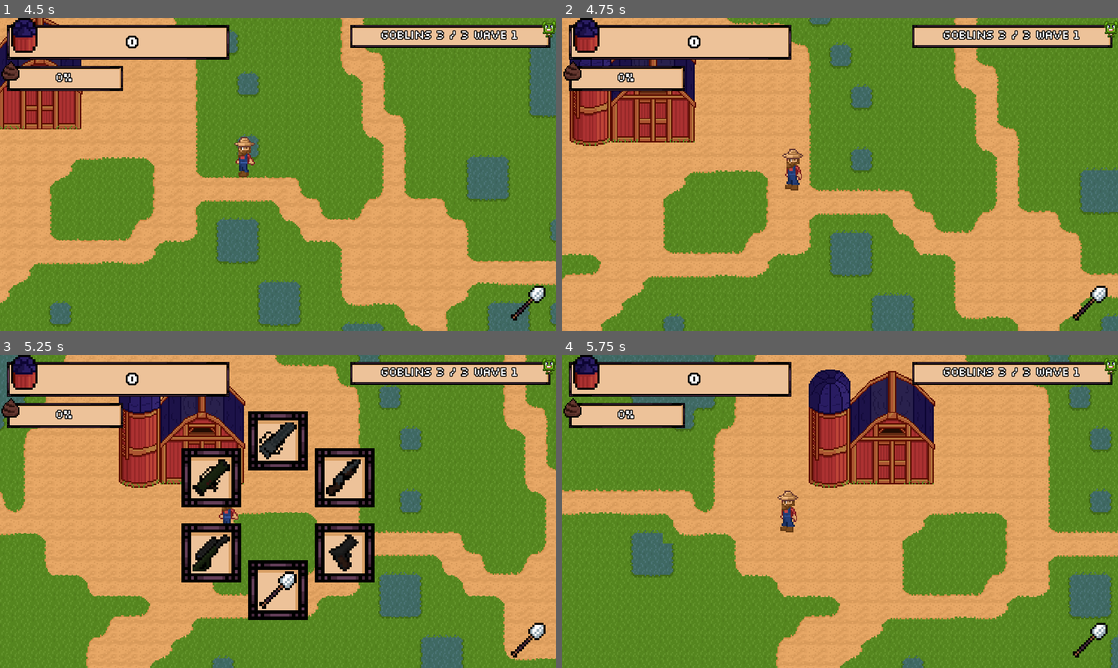
Above: before the commit, frames 1-4 (two rows, left to right).
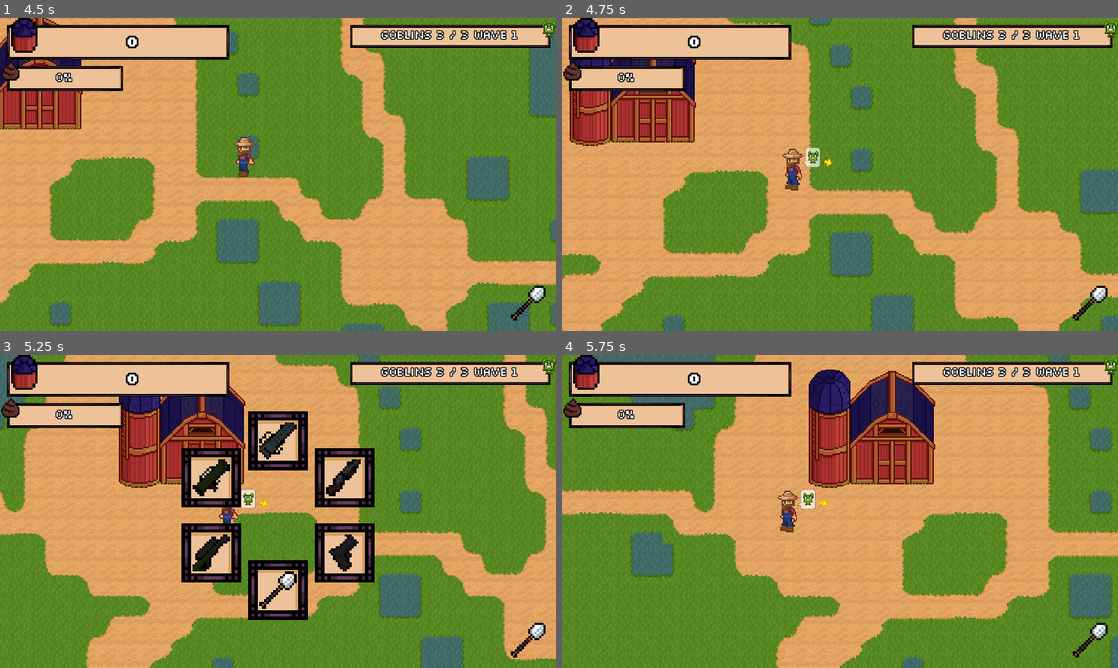
Above: after the commit, the same moments.

Repository: astro-panda/poo-farmer
Game: Godot game, scene res://Scenes/Main.tscn
The game is run twice, just before and just after one commit, with the same random seed, the same clock (stepped at 60 frames per second) and the same inputs.
Inputs (mouse positions are in pixels of both pictures, inside the frame that each line leads up to):
- Up to frame 1 (4.5 s): click "Start" at 0.5 s; tap Enter at 1.25 s; move the mouse to (400, 158) at 1.27 s; hold Right (move_right) 1.28-2.03 s; tap 9 (gobodar, bound only after the commit) at 1.35, 2.3, 3.05, 3.8 s; tap Space (ui_select) at 1.52, 2.27, 3.77 s; move the mouse to (166, 190) at 2.02 s; hold Down (move_down) 2.03-2.78 s; tap Keypad 0 (deep_pockets) at 2.1 s; move the mouse to (333, 105) at 2.77 s; hold Right (move_right) 2.78-3.53 s; hold X (game_over) 2.78-3.53 s; move the mouse to (250, 237) at 3.52 s; hold Up (move_up) 3.53-4.28 s; tap 5 (launcher) at 3.6 s; move the mouse to (444, 221) at 4.27 s; hold Left (move_left) from 4.28 s (still down); hold Alt (modifier) from 4.28 s (still down)
- Up to frame 2 (4.75 s): keep holding Left (move_left); keep holding Alt (modifier); tap Space (ui_select) at 4.52 s; tap 9 (gobodar, bound only after the commit) at 4.55 s
- Up to frame 3 (5.25 s): keep holding Left (move_left); move the mouse to (111, 464) at 5.02 s; release Alt (modifier) at 5.03 s; tap R (open_arsenal) at 5.1 s
- Up to frame 4 (5.75 s): keep holding Left (move_left); tap Space (ui_select) at 5.27 s; tap 9 (gobodar, bound only after the commit) at 5.3 s

Frame 1 is identical in both runs. In frame 2, 0.2% of the frame differs, in the area x 43-49%, y 41-48%; in frame 3, 0.2%; in frame 4, 0.2%, in the area x 42-48%, y 42-50%.

Commit message:
reverting some weird project file changes

Diff:
--- a/poofarmer/project.godot
+++ b/poofarmer/project.godot
@@ -29,7 +29,7 @@
 "language": "GDScript",
 "path": "res://Scripts/Gnome.gd"
 }, {
-"base": "KinematicBody2D",
+"base": "Enemy",
 "class": "Goblin",
 "language": "GDScript",
 "path": "res://Scripts/Goblin.gd"
@@ -185,6 +185,11 @@
 "events": [ Object(InputEventKey,"resource_local_to_scene":false,"resource_name":"","device":0,"alt":false,"shift":false,"control":false,"meta":false,"command":false,"pressed":false,"scancode":54,"physical_scancode":0,"unicode":0,"echo":false,"script":null)
  ]
 }
+gobodar={
+"deadzone": 0.5,
+"events": [ Object(InputEventKey,"resource_local_to_scene":false,"resource_name":"","device":0,"alt":false,"shift":false,"control":false,"meta":false,"command":false,"pressed":false,"scancode":57,"physical_scancode":0,"unicode":0,"echo":false,"script":null)
+ ]
+}
 
 [mono]
 
